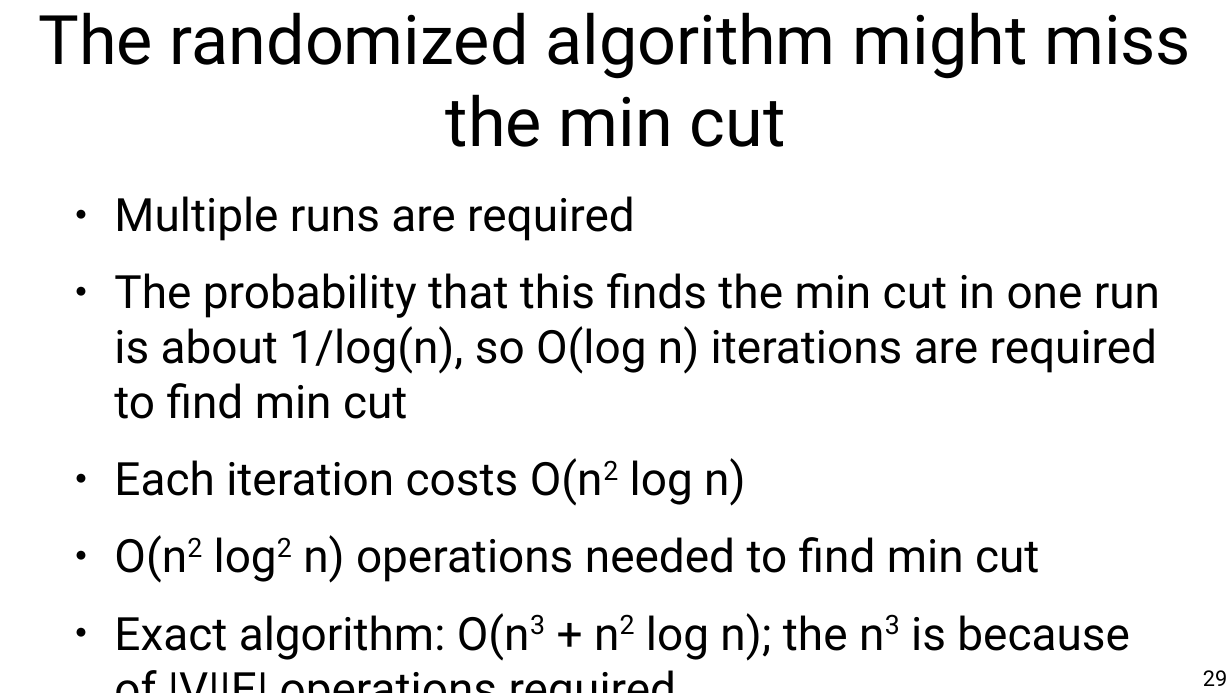
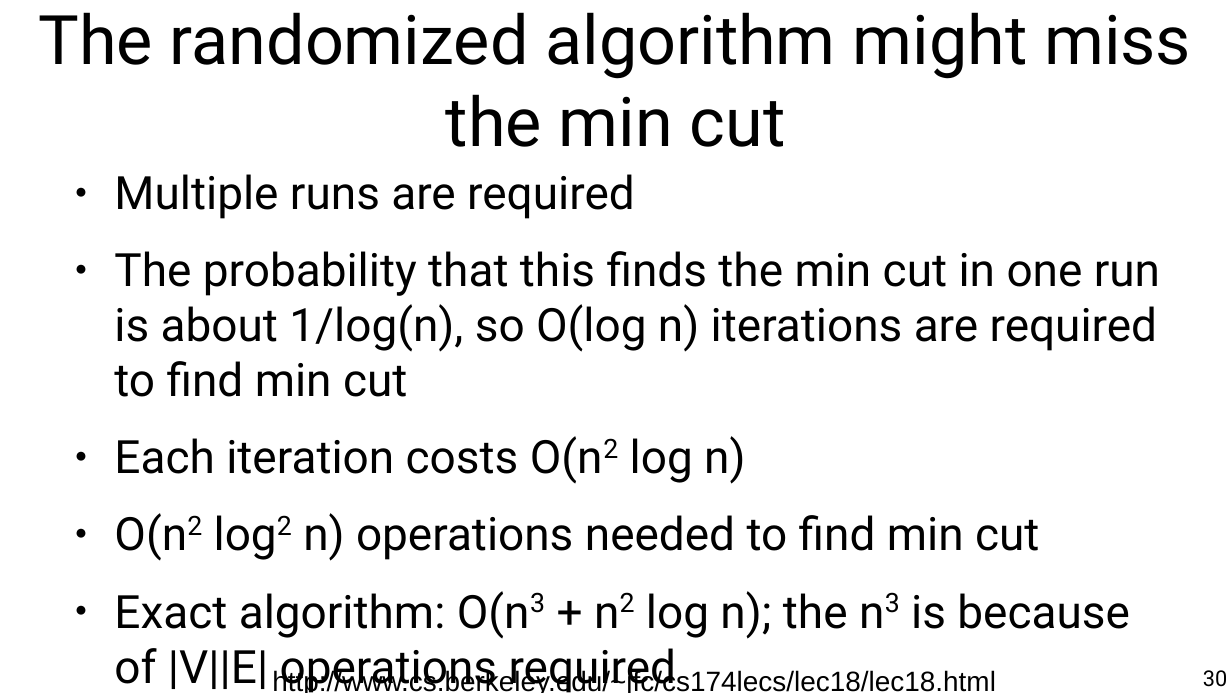
Before and after one commit to chatox/networks-science-course, a slide deck: slide 30 of theory/tt12_network_flows.odp (slide 29 before the commit). Drawn at 1232x693 pixels with LibreOffice and Linux fonts; fonts in the diff are those of the drawing. Boxes give left, top, right and bottom in pixels: in the first picture for what was removed or moved away, otherwise in the second. Text is boxed around its words. In the diff, an @@ line names an element or a change of style, - is before the commit and + after.

```diff
--- a/theory/tt12_network_flows.odp
+++ b/theory/tt12_network_flows.odp
@@ text "Multiple runs are required" rewrapped from (114, 196, 1160, 661) to (114, 174, 1160, 693) @@
@@ text added at (272, 669, 996, 693), 18 pt, text #000000 @@
+http://www.cs.berkeley.edu/~jfc/cs174lecs/lec18/lec18.html
@@ page number at (1203, 670, 1227, 687): text changed @@
-29
+30
```
Also in this commit, not shown: 8 other slides changed, 1 slide added.
